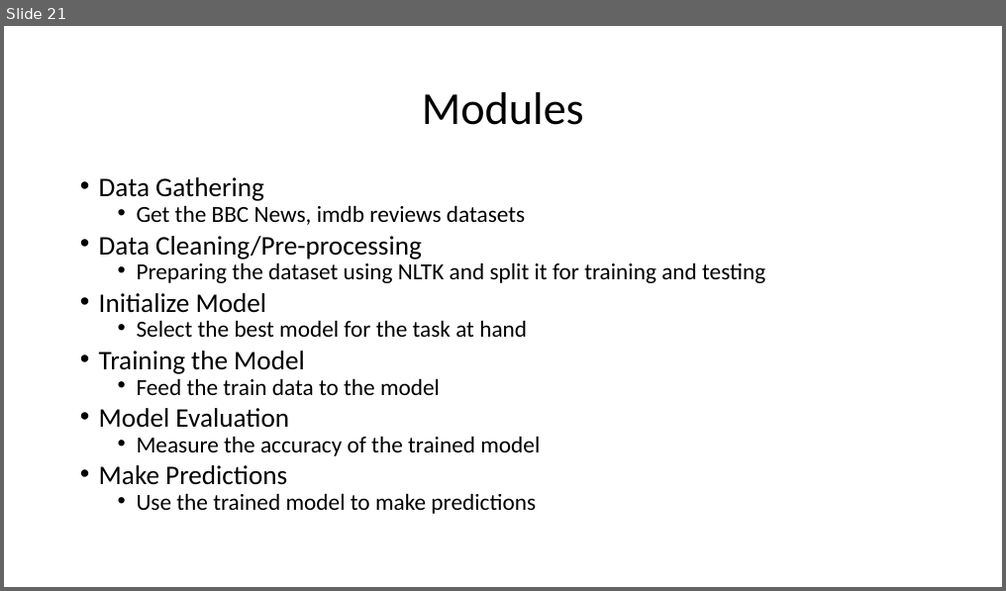
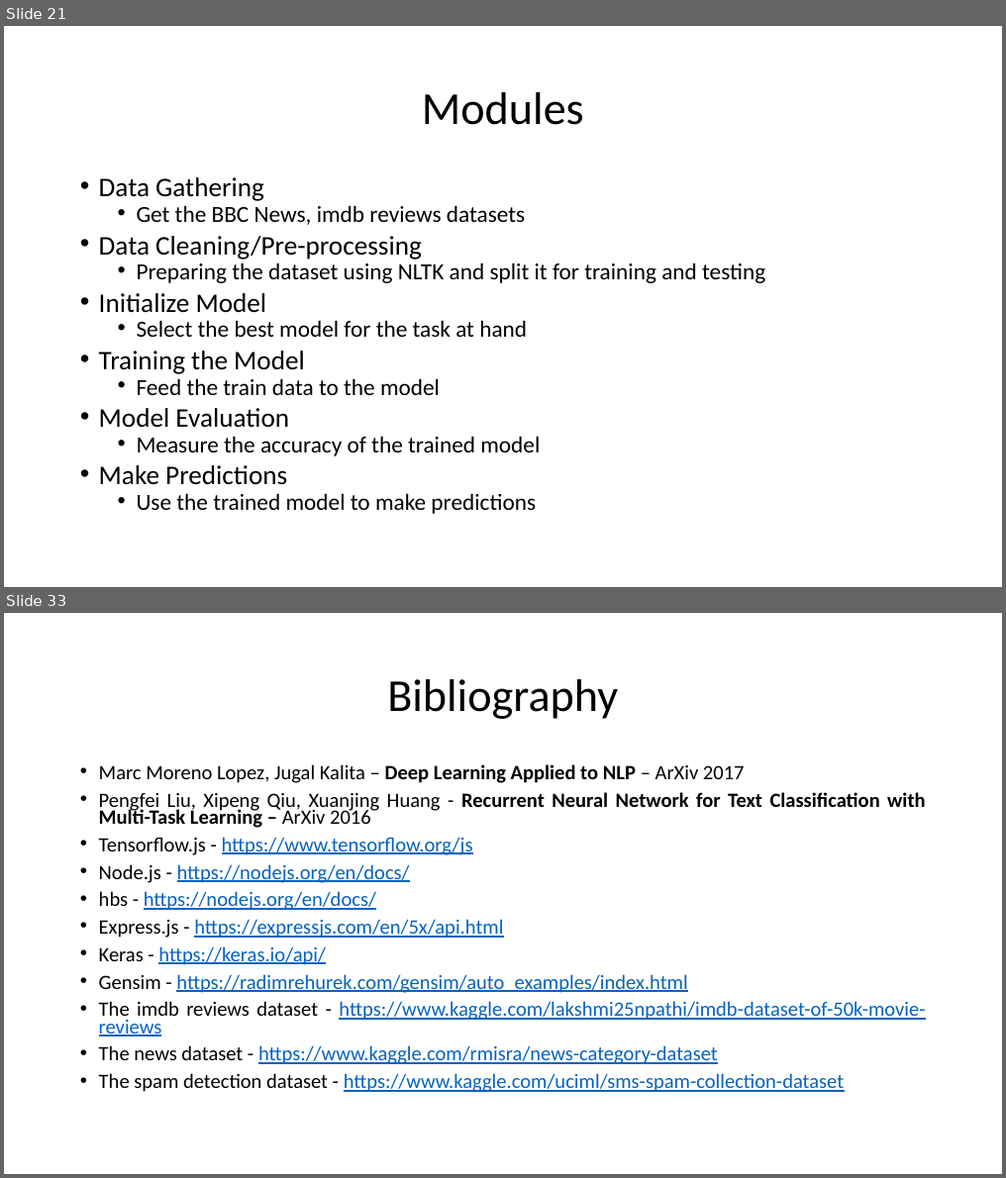
Before and after one commit to HarshaKy/text-classifier, a slide deck: docs/presentation/Presentation.pptx. Shown one above the other, each under a label of ours: slide 21 before the commit, slides 21 and 33 after it; the slides between them are not shown. The pictures are 1006x591 and 1006x1178 pixels, drawn with LibreOffice and Linux fonts; fonts in the diff are those of the drawing. Boxes give left, top, right and bottom in pixels: in the first picture for what was removed or moved away, otherwise in the second. Text is boxed around its words. In the diff, an @@ line names an element or a change of style, - is before the commit and + after.

```diff
--- a/docs/presentation/Presentation.pptx
+++ b/docs/presentation/Presentation.pptx
@@ slide 33 added at [4,613,1002,1174], background #FFFFFF @@
@@ title added at [387,679,618,719], 44 pt, text #000000 @@
+Bibliography
@@ text added at [99,764,925,1092], 19.6 pt, text #0563C1, underline @@
+• Marc Moreno Lopez, Jugal Kalita – Deep Learning Applied to NLP – ArXiv 2017
+• Pengfei Liu, Xipeng Qiu, Xuanjing Huang - Recurrent Neural Network for Text Classification with Multi-Task Learning – ArXiv 2016
+• Tensorflow.js - https://www.tensorflow.org/js
+• Node.js - https://nodejs.org/en/docs/
+• hbs - https://nodejs.org/en/docs/
+• Express.js - https://expressjs.com/en/5x/api.html
+• Keras - https://keras.io/api/
+• Gensim - https://radimrehurek.com/gensim/auto_examples/index.html
+• The imdb reviews dataset - https://www.kaggle.com/lakshmi25npathi/imdb-dataset-of-50k-movie-reviews
+• The news dataset - https://www.kaggle.com/rmisra/news-category-dataset
+• The spam detection dataset - https://www.kaggle.com/uciml/sms-spam-collection-dataset
```
Also in this commit, not shown: 11 other slides added, 1 other file.
